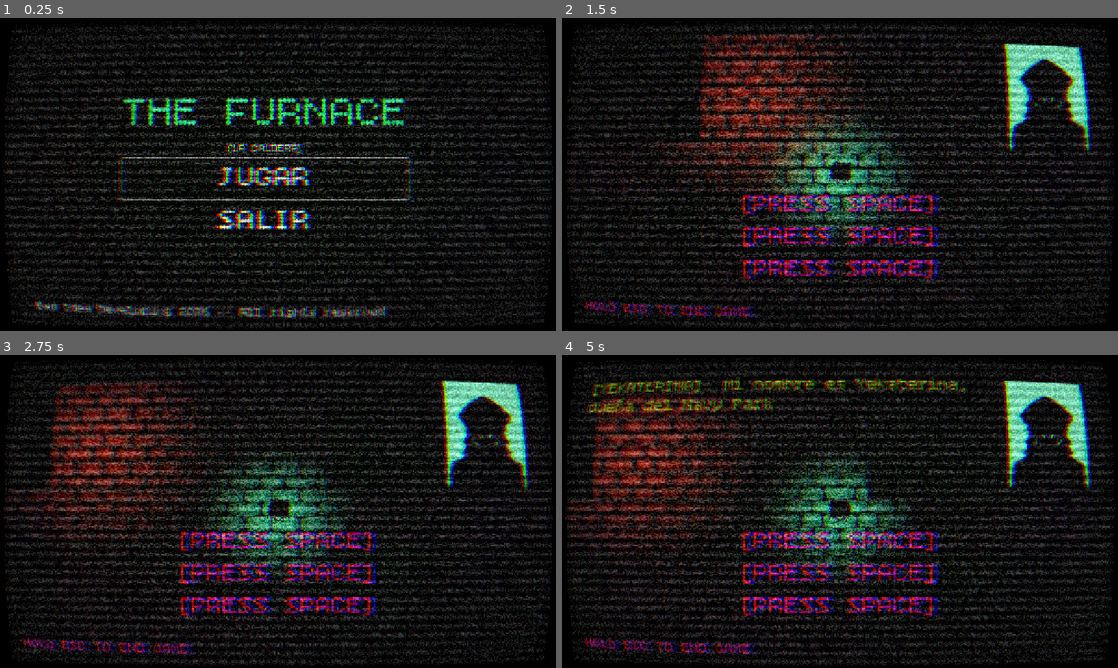
Above: before the commit, frames 1-4 (two rows, left to right).
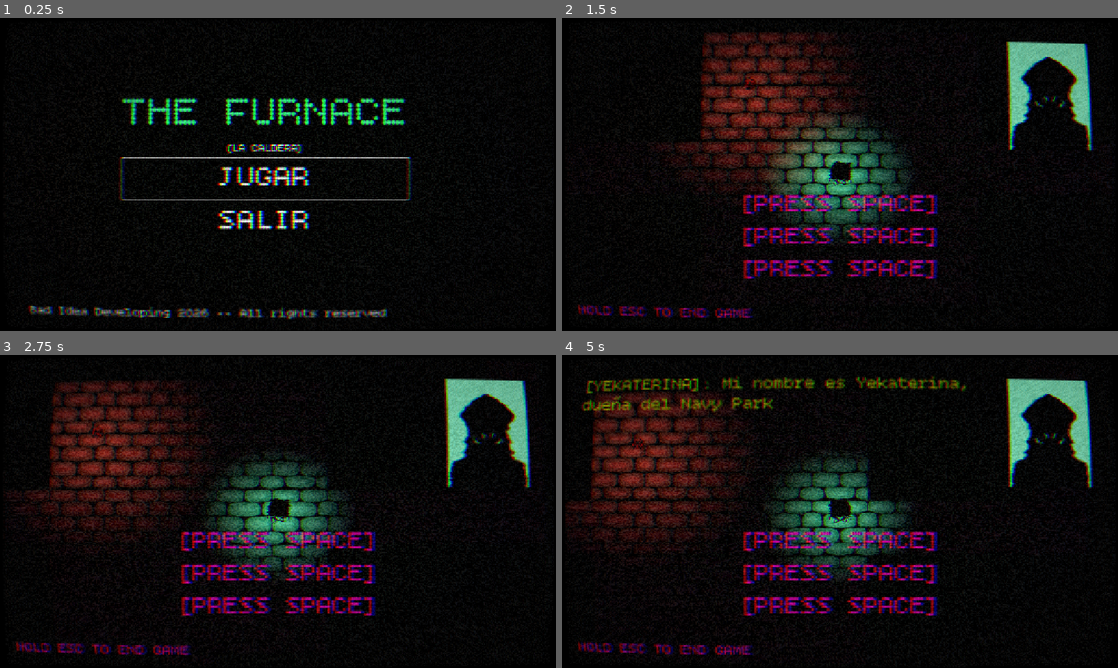
Above: after the commit, the same moments.

Repository: evelaaudaz-cloud/MoltenCrawler
Game: Godot game, scene res://Intro.tscn
Two runs of this game, one before a commit and one after it. Both use one fixed random seed, a clock stepped at 60 frames per second and the inputs below. Video files are missing from this copy of the repository; at most half a second of black plays in their place.
Inputs (mouse positions are in pixels of both pictures, inside the frame that each line leads up to):
- Up to frame 1 (0.25 s): no input
- Up to frame 2 (1.5 s): click "JUGAR" at 0.5 s; click "NEW GAME" at 1.25 s
- Up to frame 3 (2.75 s): tap Space at 2 s; move the mouse to (400, 495) at 2.02 s; press the mouse at (400, 495) at 2.03 s; hold D (ui_right) from 2.03 s (still down); tap Enter (ui_accept) at 2.27 s
- Up to frame 4 (5 s): tap Space at 2.75, 3.5, 4.25 s; move the mouse to (728, 527) at 2.77 s; release D (ui_right) at 2.78 s; release the mouse at (728, 527) at 2.78 s; hold S (down) 2.78-3.53 s; tap E (interactuar) at 2.85, 4.35 s; tap Enter (ui_accept) at 3.02, 4.52 s; move the mouse to (895, 442) at 3.52 s; press the mouse at (895, 442) at 3.53 s; hold D (ui_right) 3.53-4.28 s; move the mouse to (812, 574) at 4.27 s; release the mouse at (812, 574) at 4.28 s; hold W (up) from 4.28 s (still down); click (812, 574) at 4.42 s

The runs differ from the first frame. In frame 1, 31% of the frame differs, in the area x 0-100%, y 0-100%; in frame 2, 38%; in frame 3, 38%; in frame 4, 39%.

Commit message:
mas paranoia

Diff:
--- a/moltencrawlergame/Machine.tscn
+++ b/moltencrawlergame/Machine.tscn
@@ -64,5 +64,8 @@
 shape = SubResource("RectangleShape2D_2xttj")
 one_way_collision = true
 
+[node name="TouchScreenButton" type="TouchScreenButton" parent="."]
+position = Vector2(0, -56)
+
 [connection signal="body_entered" from="Area2D" to="." method="_on_area_2d_body_entered"]
 [connection signal="body_exited" from="Area2D" to="." method="_on_area_2d_body_exited"]
--- a/moltencrawlergame/Niveles/Nivel5.tscn
+++ b/moltencrawlergame/Niveles/Nivel5.tscn
@@ -106,7 +106,7 @@
 position = Vector2(54, 71)
 
 [node name="Enemigo" parent="." instance=ExtResource("6_s8guy")]
-position = Vector2(-4832, -3168)
+position = Vector2(-1408, -2656)
 
 [node name="Enemigo4" parent="." instance=ExtResource("6_s8guy")]
 position = Vector2(184, 1712)
--- a/moltencrawlergame/capa_retro.tscn
+++ b/moltencrawlergame/capa_retro.tscn
@@ -4,13 +4,13 @@
 
 [sub_resource type="ShaderMaterial" id="ShaderMaterial_gvy65"]
 shader = ExtResource("1_7hwsi")
-shader_parameter/scanline_count = 34.169
-shader_parameter/scanline_opacity = 0.12
-shader_parameter/warp_amount = 0.239
-shader_parameter/vignette_amount = 0.093
-shader_parameter/aberration_amount = 0.482
+shader_parameter/scanline_count = 0.0
+shader_parameter/scanline_opacity = 0.023
+shader_parameter/warp_amount = 0.123
+shader_parameter/vignette_amount = 0.217
+shader_parameter/aberration_amount = 0.289
 shader_parameter/noise_enabled = true
-shader_parameter/noise_strength = 0.247
+shader_parameter/noise_strength = 0.096
 
 [node name="CapaRetro" type="CanvasLayer"]
 layer = 50
